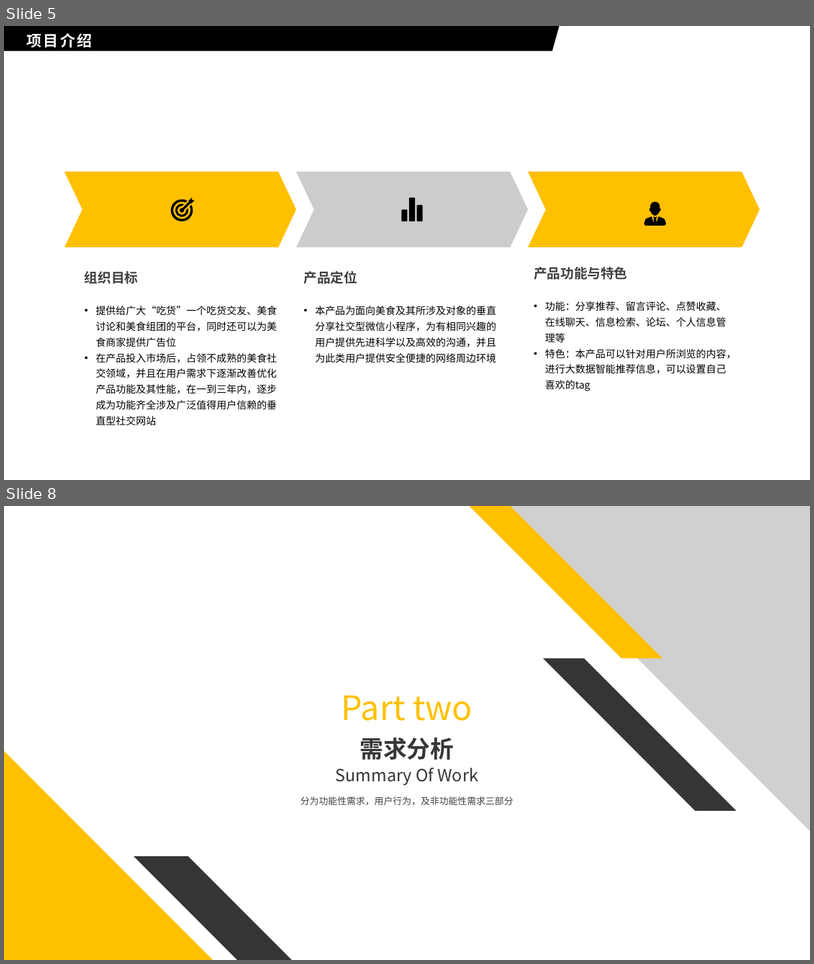
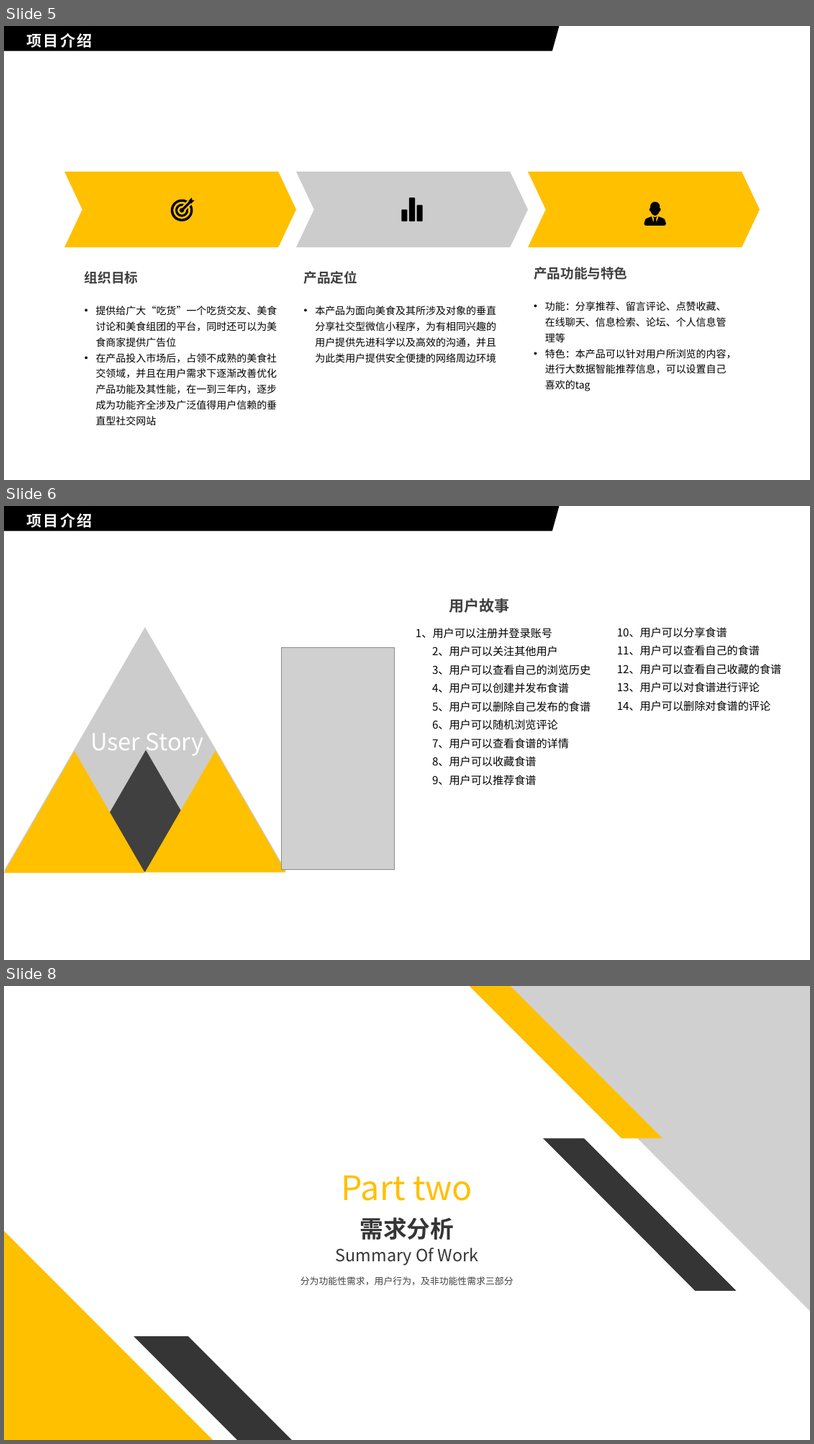
Before and after one commit to kangkang7777/FoodShoot, a slide deck: document/美食拍中期汇报.pptx. Shown one above the other, each under a label of ours: slides 5 and 8 before the commit, slides 5, 6 and 8 after it; the slides between them are not shown. The pictures are 814x964 and 814x1444 pixels, drawn with LibreOffice and Linux fonts; fonts in the diff are those of the drawing; grey boxes stand for pictures. Boxes give left, top, right and bottom in pixels: in the first picture for what was removed or moved away, otherwise in the second. Text is boxed around its words. In the diff, an @@ line names an element or a change of style, - is before the commit and + after.

```diff
--- a/document/美食拍中期汇报.pptx
+++ b/document/美食拍中期汇报.pptx
@@ slide 6 added at (4, 506, 810, 960), background #FFFFFF @@
@@ freeform shape added at (4, 506, 559, 530), fill #000000 @@
@@ text added at (26, 513, 92, 528), 18 pt, text #FFFFFF, bold @@
+项目介绍
@@ text added at (449, 598, 509, 613), 18 pt, text #404040, bold @@
+用户故事
@@ triangle added at (4, 627, 286, 870), fill #CCCCCC @@
@@ text added at (416, 628, 591, 785), 13 pt, text #000000 @@
+1、用户可以注册并登录账号
+2、用户可以关注其他用户
+3、用户可以查看自己的浏览历史
+4、用户可以创建并发布食谱
+5、用户可以删除自己发布的食谱
+6、用户可以随机浏览评论
+7、用户可以查看食谱的详情
+8、用户可以收藏食谱
+9、用户可以推荐食谱
@@ text added at (617, 627, 782, 711), 13 pt, text #000000 @@
+10、用户可以分享食谱
+11、用户可以查看自己的食谱
+12、用户可以查看自己收藏的食谱
+13、用户可以对食谱进行评论
+14、用户可以删除对食谱的评论
@@ picture added at (282, 648, 395, 870) @@
@@ text added at (90, 726, 204, 757), 28 pt, text #FFFFFF @@
+User Story
@@ triangle added at (4, 751, 145, 872), fill #FFC000 @@
@@ triangle added at (75, 750, 216, 871), fill #404040 @@
@@ triangle added at (145, 750, 286, 872), fill #FFC000 @@
```
Also in this commit, not shown: 6 slides changed, 3 other slides added, 4 slides removed.
